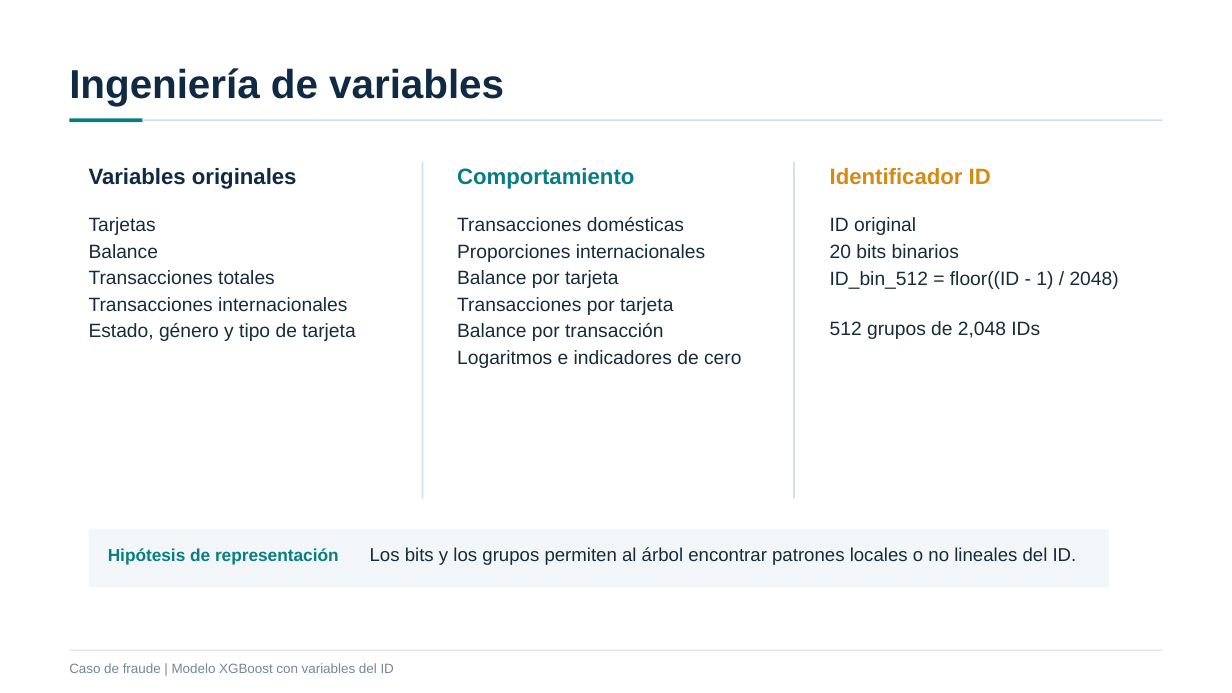
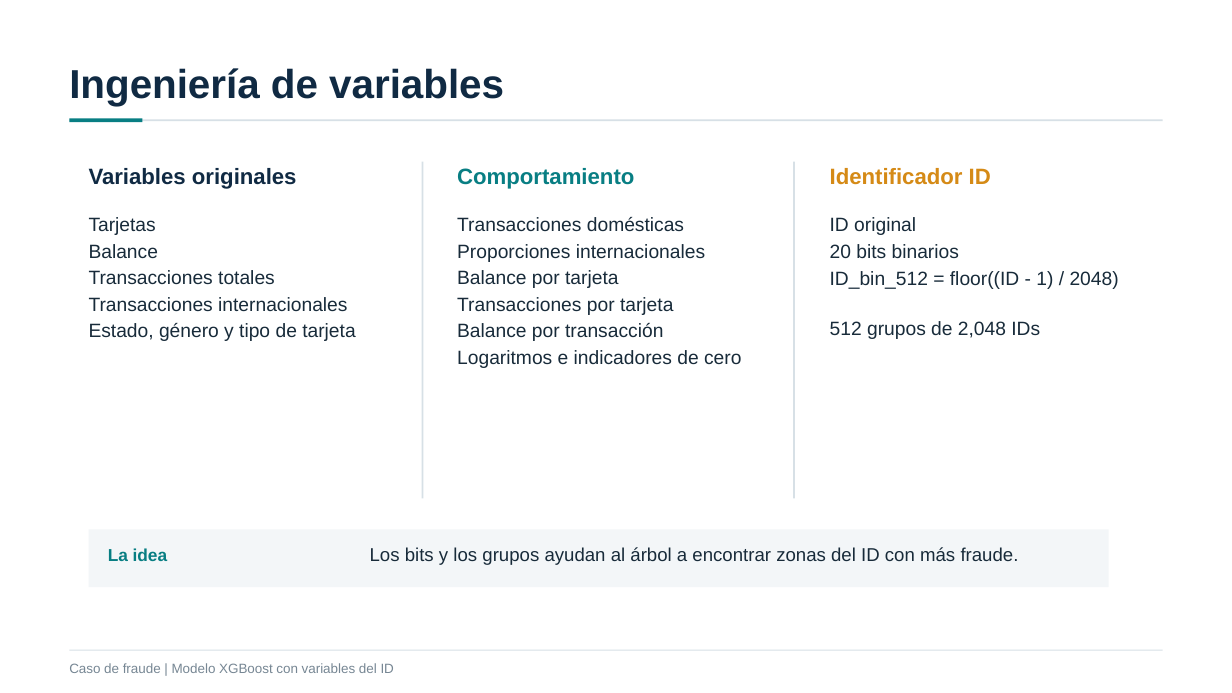
Before and after one commit to adrianfelipe812/deteccion-fraude-xgboost, a slide deck: slide 6 of presentacion/Analisis_Deteccion_Fraude_Entrega.pptx. Drawn at 1232x693 pixels with LibreOffice and Linux fonts; fonts in the diff are those of the drawing. Boxes give left, top, right and bottom in pixels: in the first picture for what was removed or moved away, otherwise in the second. Text is boxed around its words. In the diff, an @@ line names an element or a change of style, - is before the commit and + after.

```diff
--- a/presentacion/Analisis_Deteccion_Fraude_Entrega.pptx
+++ b/presentacion/Analisis_Deteccion_Fraude_Entrega.pptx
@@ text at <box>108,548,168,561</box>: text changed @@
-Hipótesis de representación
+La idea
@@ text at <box>370,547,1019,565</box>: text changed @@
-Los bits y los grupos permiten al árbol encontrar patrones locales o no lineales del ID.
+Los bits y los grupos ayudan al árbol a encontrar zonas del ID con más fraude.
```
Also in this commit, not shown: 8 other slides changed.
